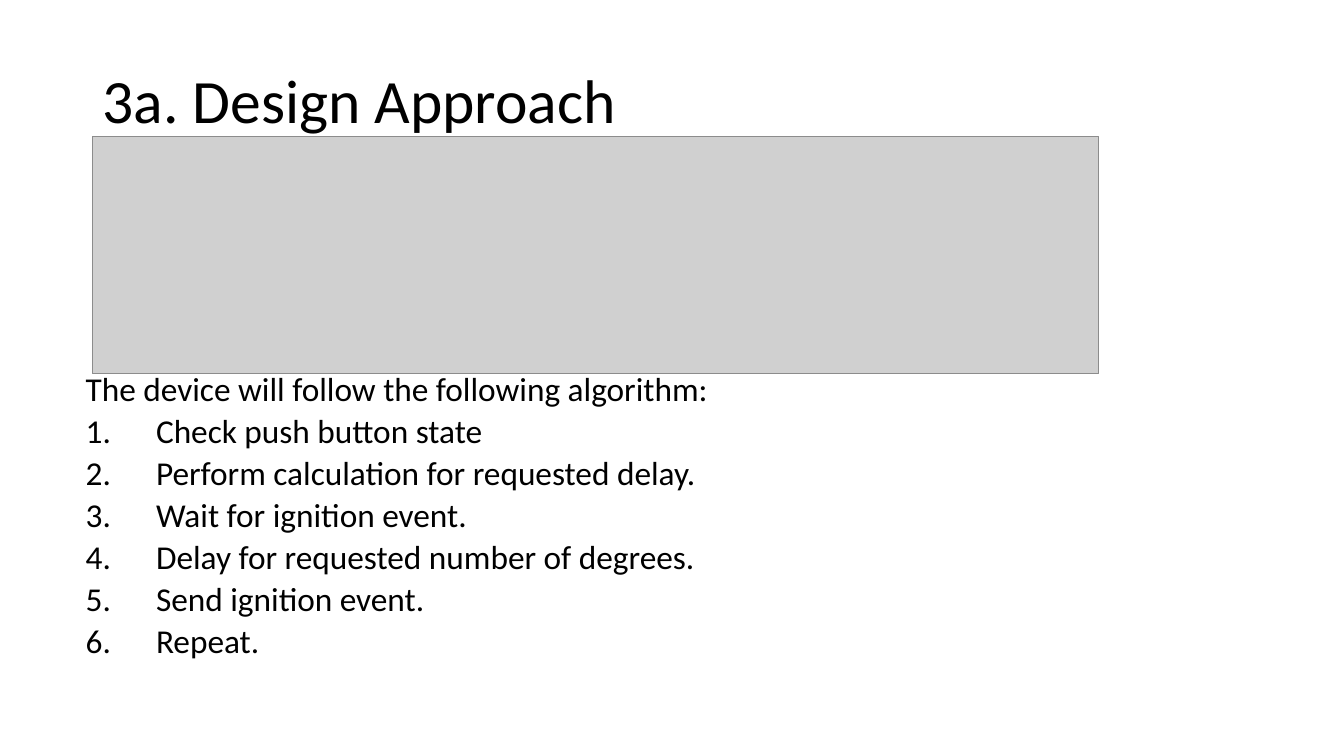
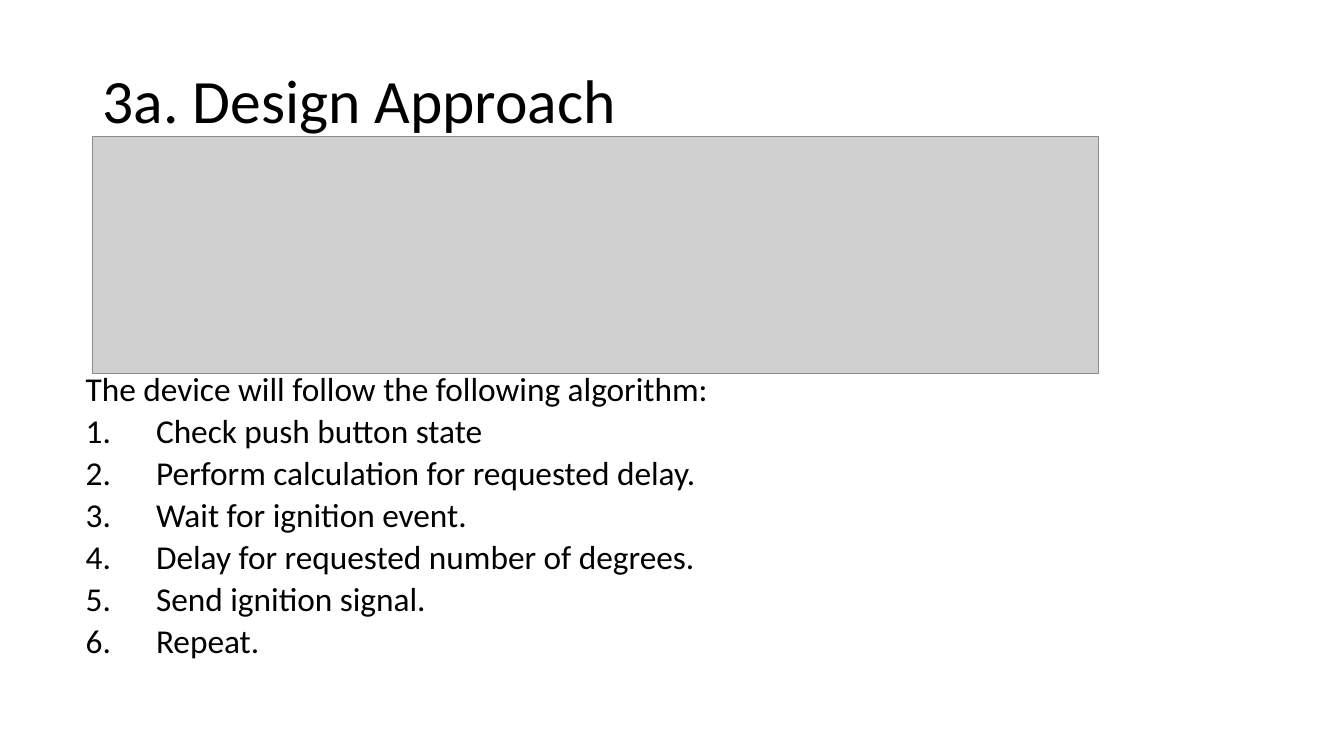
Before and after one commit to SolidEkans/Flux-Capacitors, a slide deck: slide 4 of DESIGN_DOCUMENTATION/Design_Plan.Flux_Capacitors.pptx. Drawn at 1344x756 pixels with LibreOffice and Linux fonts; fonts in the diff are those of the drawing; grey boxes stand for pictures. Boxes give left, top, right and bottom in pixels: in the first picture for what was removed or moved away, otherwise in the second. Text is boxed around its words. In the diff, an @@ line names an element or a change of style, - is before the commit and + after.

Commit message:
Finished Design Plan

```diff
--- a/DESIGN_DOCUMENTATION/Design_Plan.Flux_Capacitors.pptx
+++ b/DESIGN_DOCUMENTATION/Design_Plan.Flux_Capacitors.pptx
@@ text at [86,588,426,617]: text changed @@
-5. Send ignition event.
+5. Send ignition signal.
```
Also in this commit, not shown: 5 other slides changed, 2 slides added, 3 slides removed, 2 other files.
